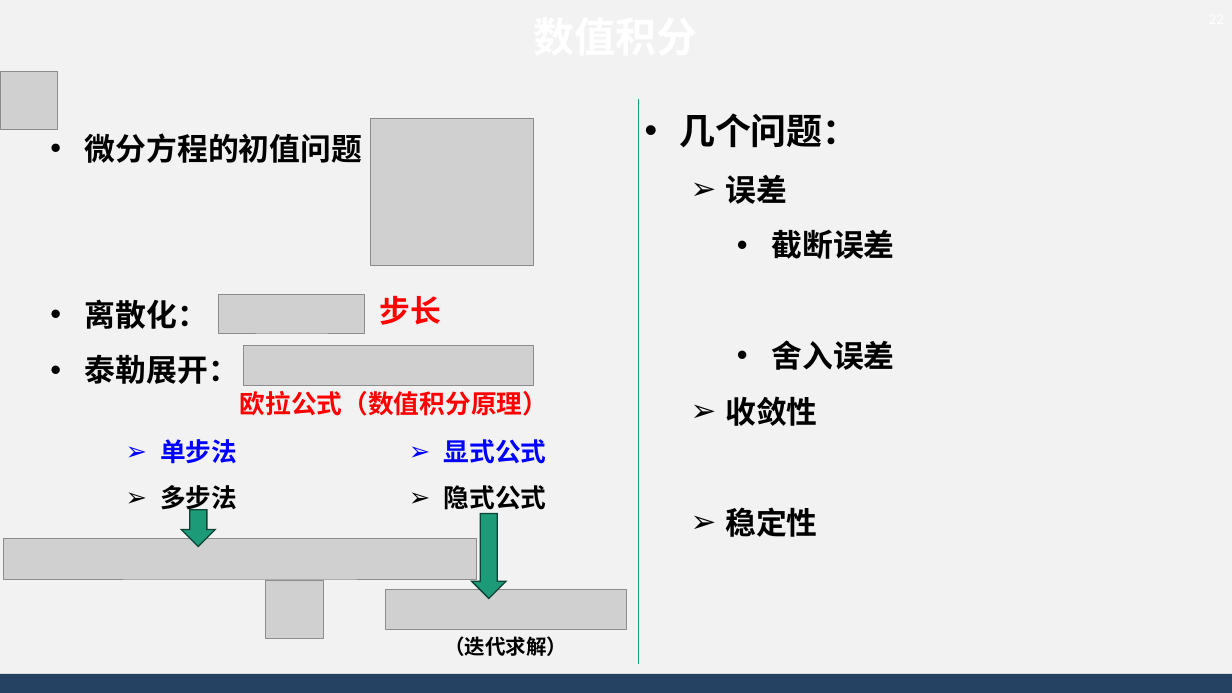
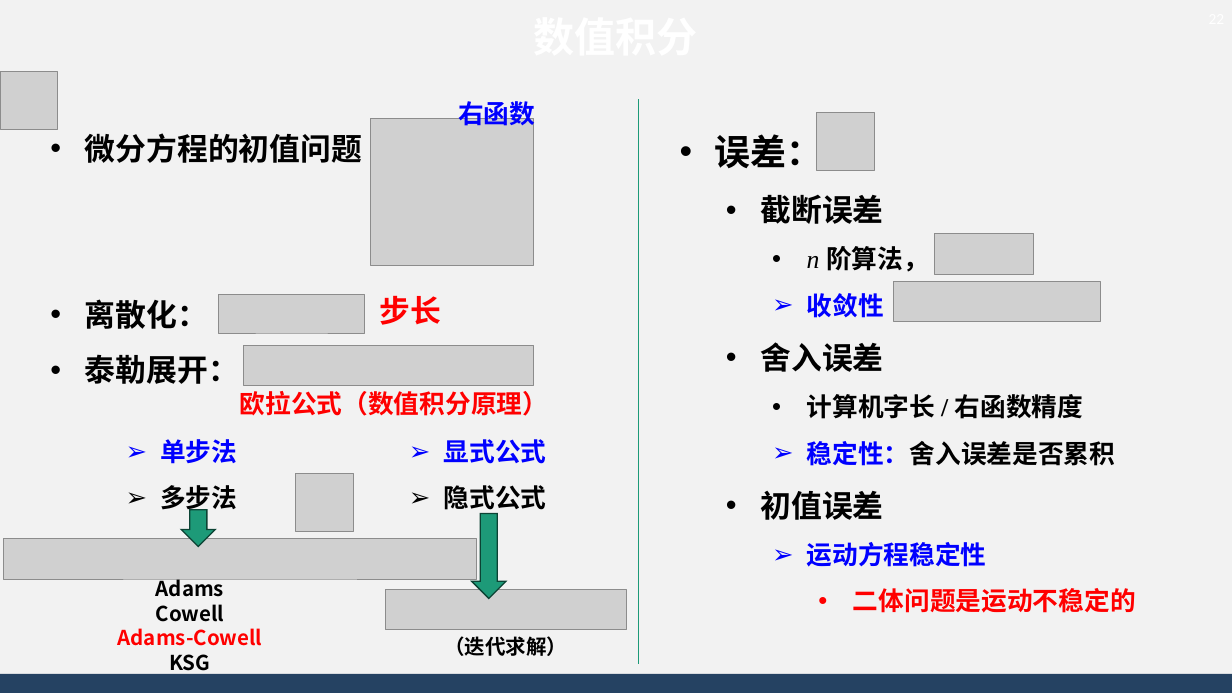
Before and after one commit to AsBackup/DAOSSA, a slide deck: slide 22 of 05-06 人造天体运动方程与二体问题积分.pptx. Drawn at 1232x693 pixels with LibreOffice and Linux fonts; fonts in the diff are those of the drawing; grey boxes stand for pictures; background and template pictures are left out. Boxes give left, top, right and bottom in pixels: in the first picture for what was removed or moved away, otherwise in the second. Text is boxed around its words. In the diff, an @@ line names an element or a change of style, - is before the commit and + after.

Commit message:
completed

```diff
--- a/05-06 人造天体运动方程与二体问题积分.pptx
+++ b/05-06 人造天体运动方程与二体问题积分.pptx
@@ text added at [458,101,535,130], 20 pt, text #0000FF, bold @@
+右函数
@@ text "误差：": place and size @@
-text "误差：" at [679,113,895,537]
+text "误差：" at [714,129,1136,613]
@@ picture added at [817,113,874,170] @@
@@ text at [714,129,822,171]: text changed; font Noto Sans CJK SC to Times New Roman @@
-• 几个问题：
-  ➢ 误差
+• 误差：
@@ text at [761,195,884,372]: font Noto Sans CJK SC to Times New Roman in "截断误差", "舍入误差"; list level 3 to 2 in "截断误差"; list level 3 to 2 in "舍入误差" @@
@@ picture added at [935,234,1034,274] @@
@@ text at [807,246,929,318]: paragraphs added @@
+    • n 阶算法，
+    ➢ 收敛性
@@ picture added at [894,282,1100,323] @@
@@ text at [761,394,1136,613]: text changed; size 24 to 20 pt; font Noto Sans CJK SC to Times New Roman @@
-  ➢ 收敛性
-  ➢ 稳定性
+    • 计算机字长 / 右函数精度
+    ➢ 稳定性：舍入误差是否累积
+  • 初值误差
+    ➢ 运动方程稳定性
+      • 二体问题是运动不稳定的
@@ picture: place and size @@
-picture at [266,581,323,639]
+picture at [296,473,353,531]
@@ text added at [118,579,262,676], 16 pt, text #000000, bold @@
+Adams
+Cowell
+Adams-Cowell
+KSG
```
Also in this commit, not shown: 4 other slides changed, 1 slide removed.
